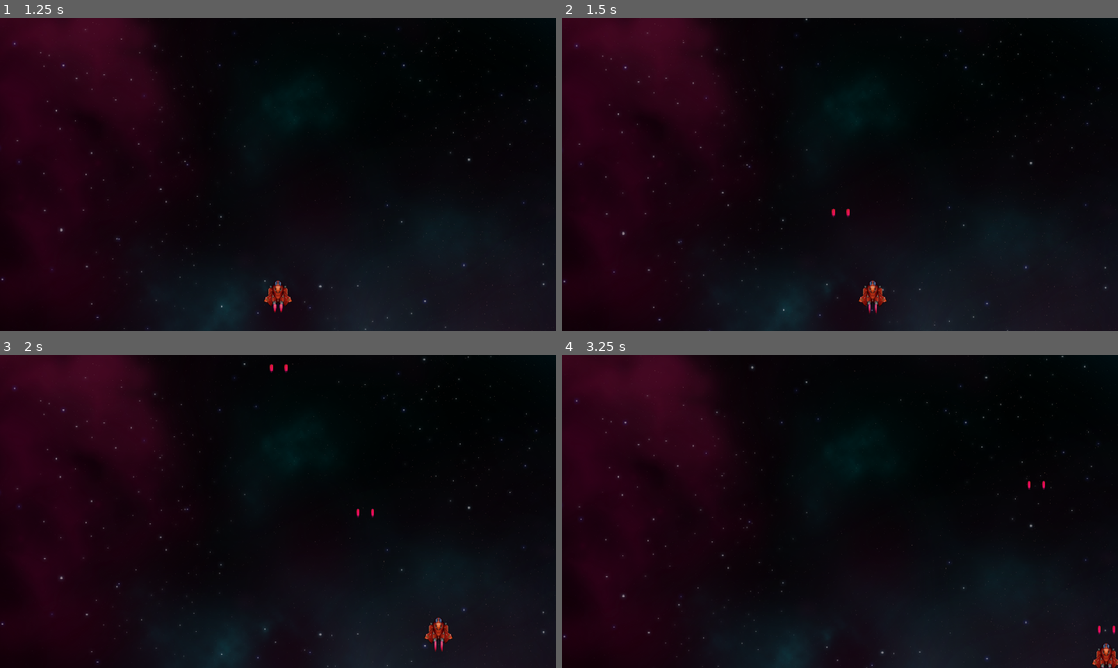
Above: before the commit, frames 1-4 (two rows, left to right).
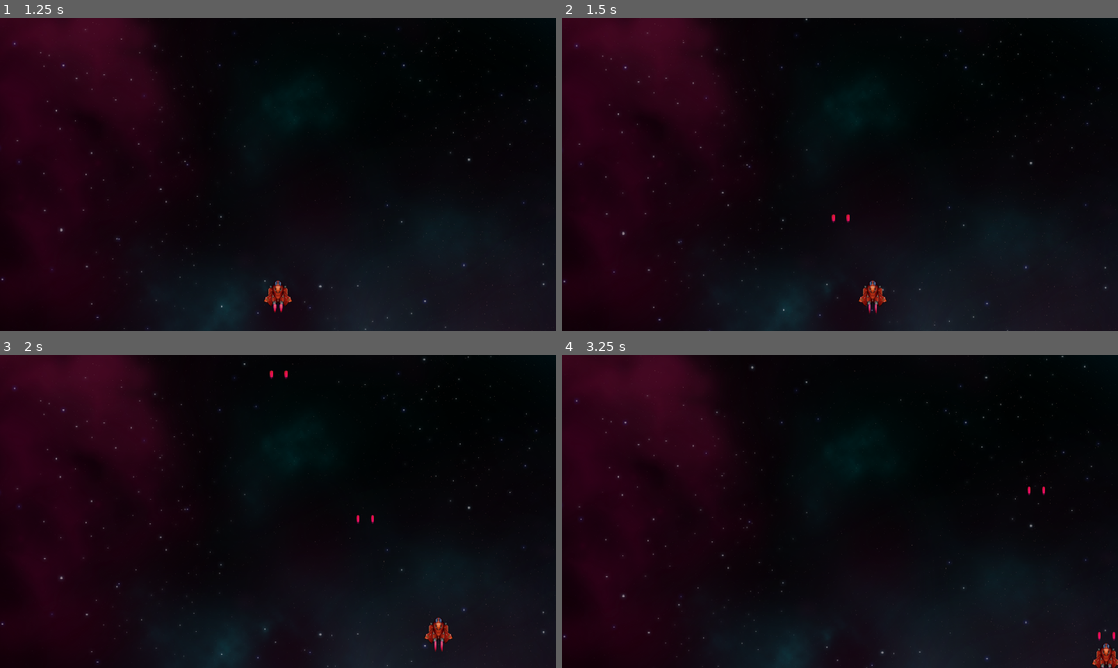
Above: after the commit, the same moments.

Repository: etse/2D-arcade-shooter
Game: Godot game, scene res://screens/MainMenu/MainMenu.tscn
The game is run twice, just before and just after one commit, with the same random seed, the same clock (stepped at 60 frames per second) and the same inputs.
Inputs:
- Up to frame 1 (1.25 s): click "Start game" at 0.5 s
- Up to frame 2 (1.5 s): hold Right (move_right) from 1.28 s (still down); hold Space (shoot) from 1.28 s (still down)
- Up to frame 3 (2 s): keep holding Right (move_right); keep holding Space (shoot)
- Up to frame 4 (3.25 s): release Right (move_right) at 2.03 s; release Space (shoot) at 2.03 s; hold Down (move_down) 2.03-2.78 s; tap Space (shoot) at 2.1 s; hold Right (move_right) from 2.78 s (still down); hold Space (shoot) from 2.78 s (still down)

Frame 1 is identical in both runs. In frame 2, less than 0.1% of the frame differs, in the area x 48-52%, y 60-66%; in frame 3, 0.1%, in the area x 48-68%, y 2-54%; in frame 4, less than 0.1%.

Commit message:
flytter ting ut i physics_process

Diff:
--- a/components/Bullets/FireBullet/FireBullet.gd
+++ b/components/Bullets/FireBullet/FireBullet.gd
@@ -7,8 +7,10 @@
 	$Fire.play()
 	add_to_group("bullets")
 
+func _physics_process(delta):
+	move_local_y(-1250 * delta)
+
 func _process(delta):
-	move_local_y(-1250 * delta)
 	for body in get_overlapping_bodies():
 		if body.is_in_group("enemies"):
 			emit_signal("hit_enemy", $Self, body, 2)
--- a/screens/Level/levels/Level1.gd
+++ b/screens/Level/levels/Level1.gd
@@ -14,6 +14,3 @@
 	tweenNode.interpolate_property(enemy, "position", $StartLeft.position, $EndLeft.position, 5, Tween.TRANS_LINEAR, Tween.EASE_IN_OUT)
 	tweenNode.start()
 	emit_signal("spawned_enemy", enemy)
-
-func _tween_update():
-	print("UPDATE!")
